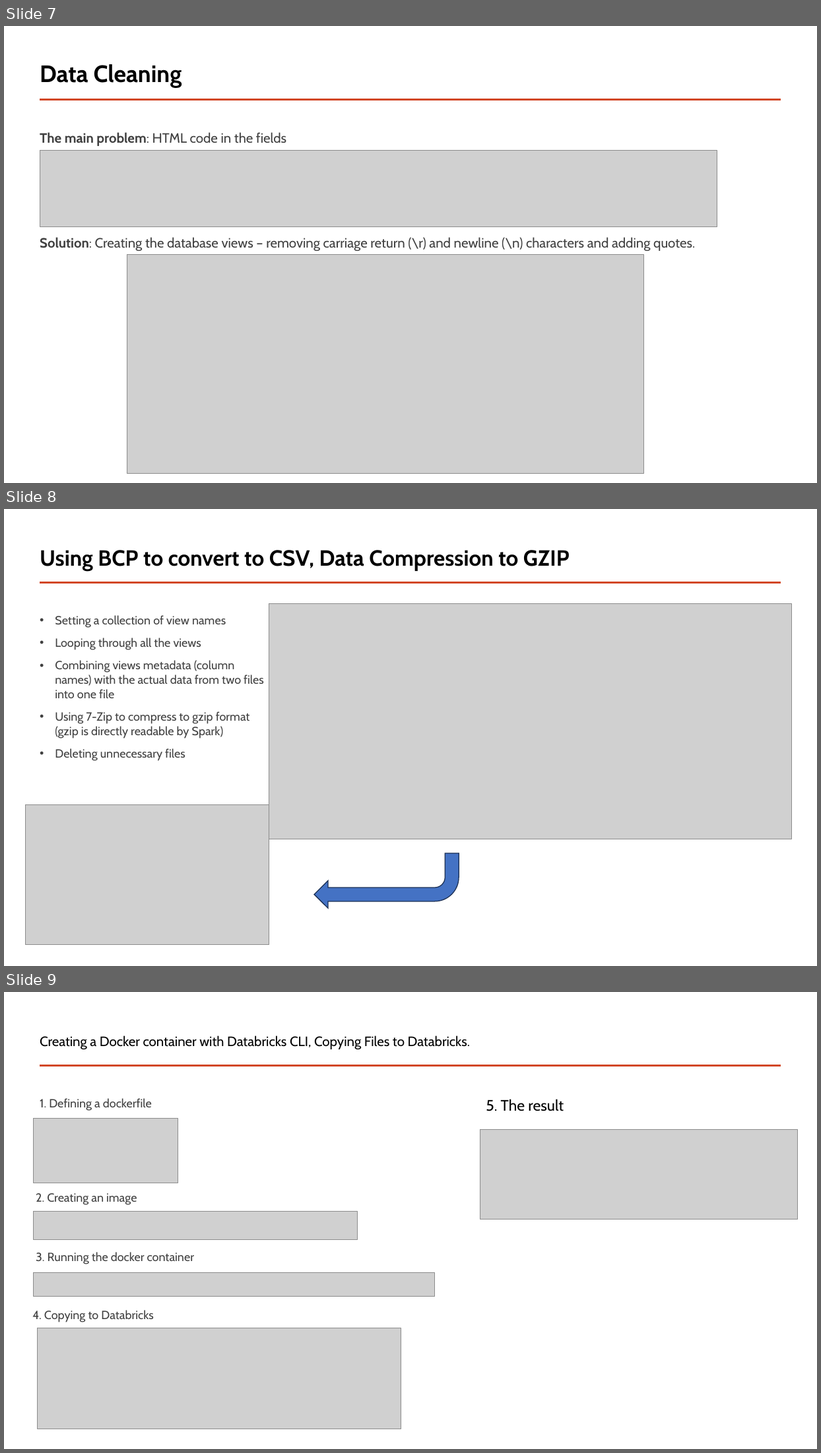
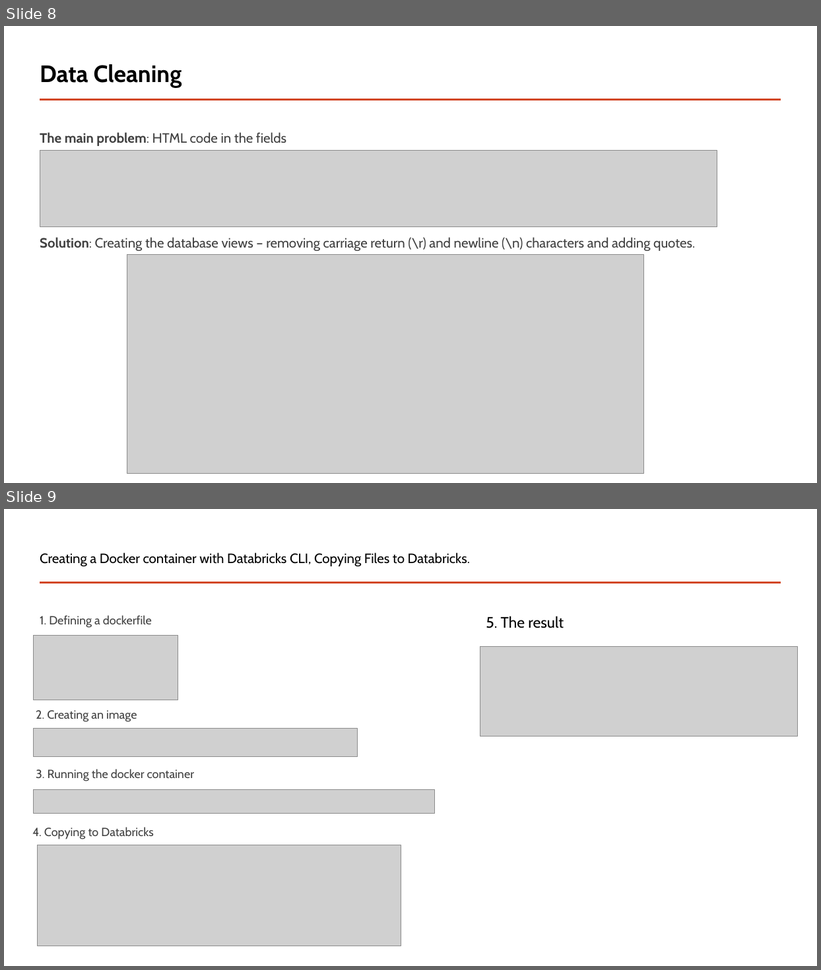
Before and after one commit to piotreks-uw-edu/kafka-weather-pipeline, a slide deck: Presentation/Processing Data on Air Pollution in Europe on Modern Data Platform.pptx. Shown one above the other, each under a label of ours: slides 7, 8 and 9 before the commit, slides 8 and 9 after it. The pictures are 821x1453 and 821x970 pixels, drawn with LibreOffice and Linux fonts; fonts in the diff are those of the drawing; grey boxes stand for pictures. Boxes give left, top, right and bottom in pixels: in the first picture for what was removed or moved away, otherwise in the second. Text is boxed around its words. In the diff, an @@ line names an element or a change of style, - is before the commit and + after.

```diff
--- a/Presentation/Processing Data on Air Pollution in Europe on Modern Data Platform.pptx
+++ b/Presentation/Processing Data on Air Pollution in Europe on Modern Data Platform.pptx
@@ slide 8 removed at bbox=[4, 509, 817, 966], background #FFFFFF; not listed: 1 template element that a slide beside it also shows @@
@@ title removed at bbox=[40, 550, 570, 571] @@
-Using BCP to convert to CSV, Data Compression to GZIP
@@ picture removed at bbox=[269, 604, 792, 840] @@
@@ text removed at bbox=[55, 615, 264, 761] @@
-• Setting a collection of view names
-• Looping through all the views
-• Combining views metadata (column names) with the actual data from two files into one file
-• Using 7-Zip to compress to gzip format (gzip is directly readable by Spark)
-• Deleting unnecessary files
@@ picture removed at bbox=[25, 805, 269, 945] @@
@@ bent arrow removed at bbox=[314, 854, 459, 908] @@
@@ what was slide 7 is now slide 8 @@
```
Also in this commit, not shown: 1 slide added, 1 other file.
